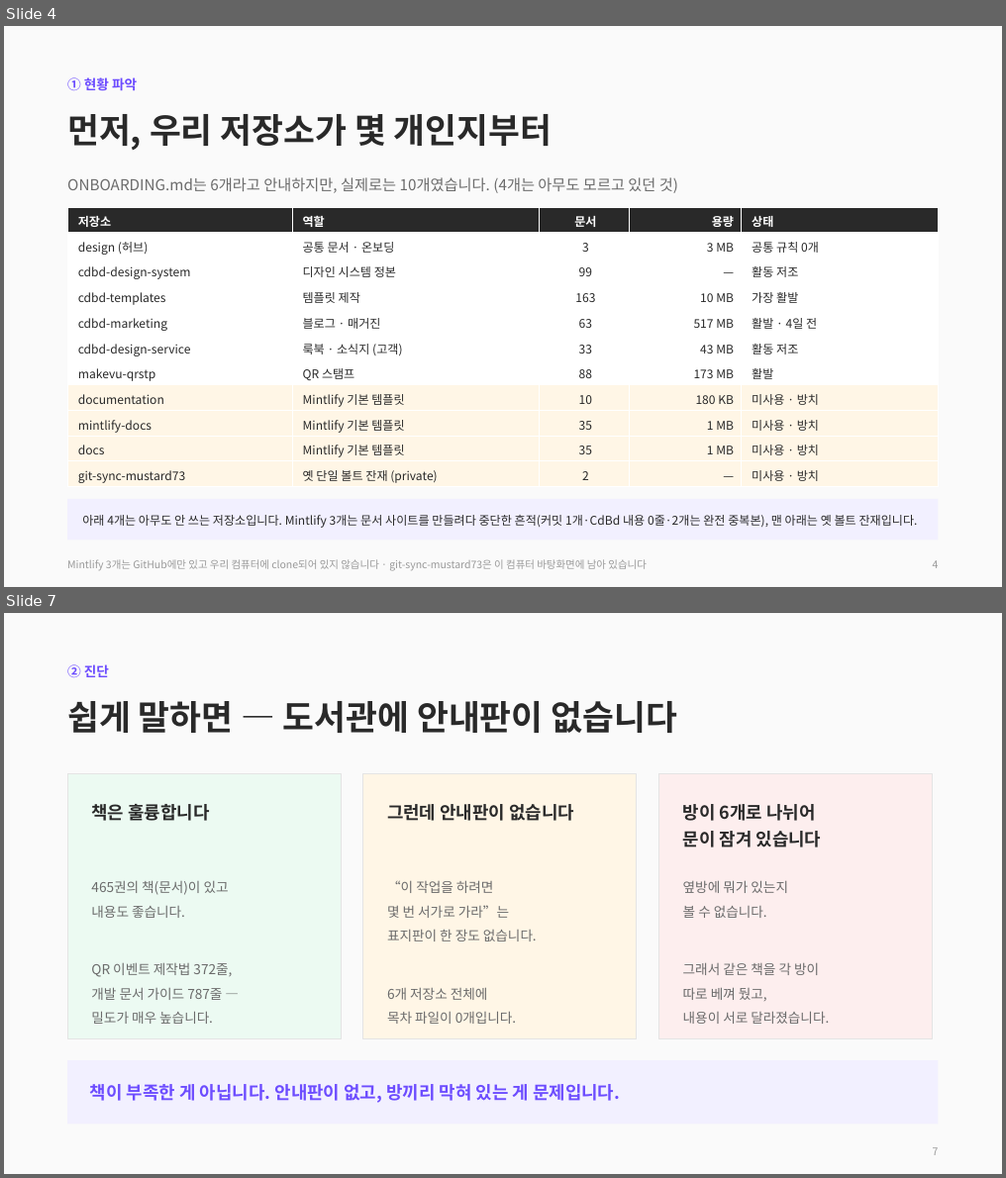
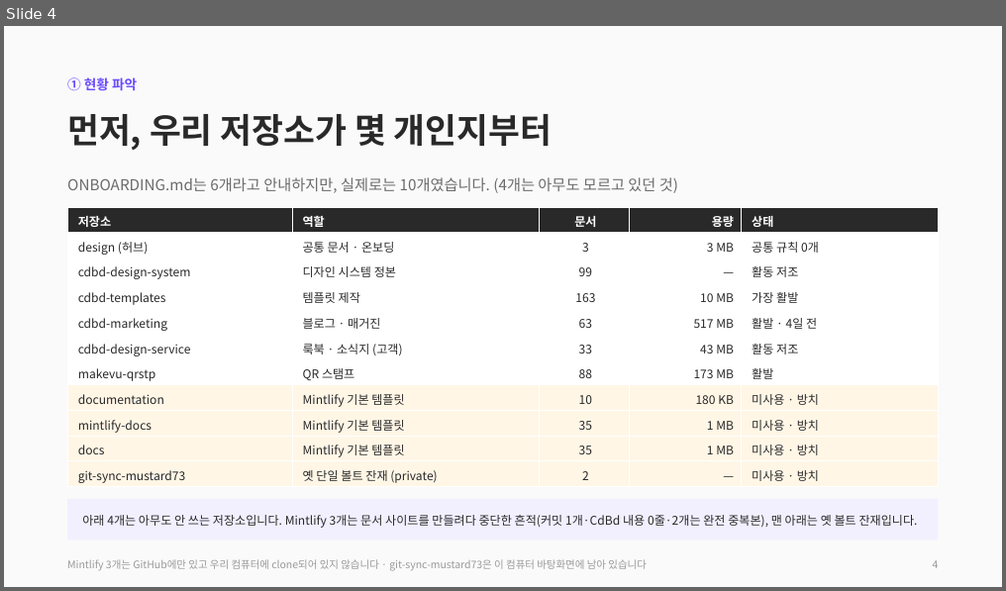
Before and after one commit to CdBd-in/design, a slide deck: CdBd 문서 체계 진단 및 개편 제안.pptx. Shown one above the other, each under a label of ours: slides 4 and 7 before the commit, slide 4 after it; the slides between them are not shown. The pictures are 1006x1178 and 1006x591 pixels, drawn with LibreOffice and Linux fonts; fonts in the diff are those of the drawing. Boxes give left, top, right and bottom in pixels: in the first picture for what was removed or moved away, otherwise in the second. Text is boxed around its words. In the diff, an @@ line names an element or a change of style, - is before the commit and + after.

```diff
--- a/CdBd 문서 체계 진단 및 개편 제안.pptx
+++ b/CdBd 문서 체계 진단 및 개편 제안.pptx
@@ slide 7 removed at (x1=4, y1=613, x2=1002, y2=1174), background #FFFFFF @@
@@ rectangle removed at (x1=4, y1=613, x2=1002, y2=1174) @@
@@ text removed at (x1=67, y1=664, x2=109, y2=677) @@
-② 진단
@@ text removed at (x1=67, y1=701, x2=677, y2=733) @@
-쉽게 말하면 — 도서관에 안내판이 없습니다
@@ rectangle removed at (x1=67, y1=774, x2=341, y2=1040) @@
@@ rectangle removed at (x1=363, y1=774, x2=637, y2=1040) @@
@@ rectangle removed at (x1=659, y1=774, x2=933, y2=1040) @@
@@ text removed at (x1=91, y1=804, x2=209, y2=821) @@
-책은 훌륭합니다
@@ text removed at (x1=387, y1=804, x2=574, y2=821) @@
-그런데 안내판이 없습니다
@@ text removed at (x1=683, y1=804, x2=822, y2=848) @@
-방이 6개로 나뉘어
-문이 잠겨 있습니다
@@ text removed at (x1=91, y1=881, x2=232, y2=1024) @@
-465권의 책(문서)이 있고
-내용도 좋습니다.
-QR 이벤트 제작법 372줄,
-개발 문서 가이드 787줄 —
-밀도가 매우 높습니다.
@@ text removed at (x1=387, y1=880, x2=537, y2=1024) @@
-“이 작업을 하려면
-몇 번 서가로 가라”는
-표지판이 한 장도 없습니다.
-6개 저장소 전체에
-목차 파일이 0개입니다.
@@ text removed at (x1=683, y1=880, x2=829, y2=1024) @@
-옆방에 뭐가 있는지
-볼 수 없습니다.
-그래서 같은 책을 각 방이
-따로 베껴 뒀고,
-내용이 서로 달라졌습니다.
@@ rectangle removed at (x1=67, y1=1060, x2=939, y2=1124) @@
@@ text removed at (x1=90, y1=1084, x2=620, y2=1103) @@
-책이 부족한 게 아닙니다. 안내판이 없고, 방끼리 막혀 있는 게 문제입니다.
@@ text removed at (x1=933, y1=1148, x2=939, y2=1156) @@
-7
```
Also in this commit, not shown: 17 slides changed, 4 other slides removed, 1 other file.
